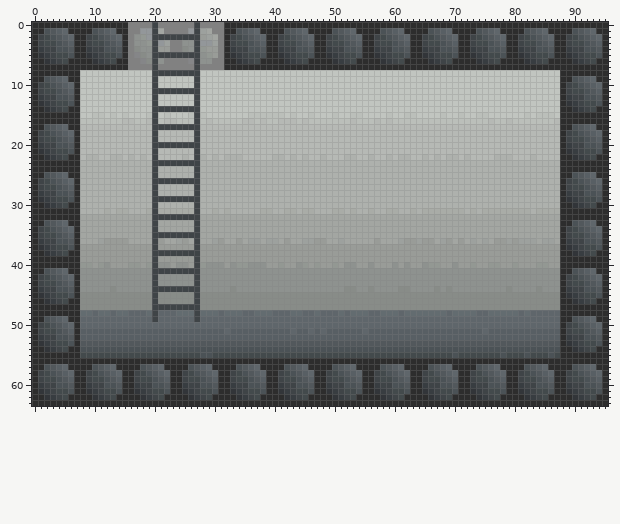
Sprite sheet -- media/ship.png. Above is the file before it was changed.
The file is 96x64 pixels. Colours within 5 levels of each other are drawn and written as one.
The same view after the edit:
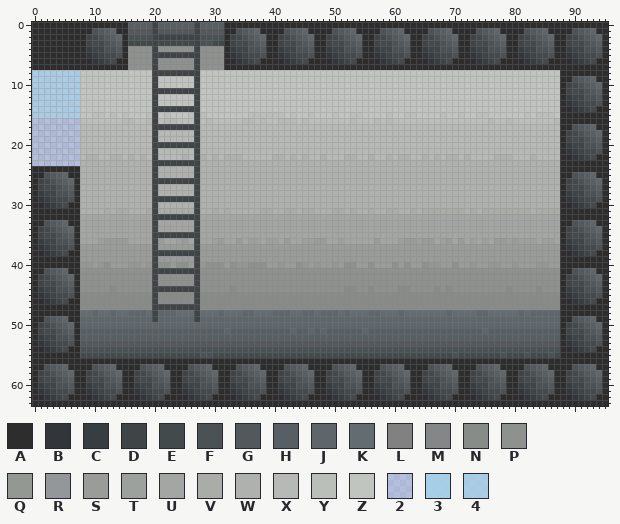
Palette (. is transparent): A #2d2d2d  B #323539  C #383d41  D #3f4447  E #434a4c  F #4b5256  G #52585c  H #585f64  J #5f666b  K #636c70  L #818181  M #858688  N #888c88  P #8e928f  Q #939893  R #93979a  S #999c98  T #9da19e  U #a3a6a2  V #a9aca7  W #aeb1ad  X #b6b9b5  Y #bbbfba  Z #c1c5c0  2 #a3d3eb80  3 #a4d4ebe6  4 #a4d5ebcc
Change:
@@ x 0..33 @@
- 0 AAAAAAAAAAAAAAAALLLLDLLLLLLDLLLLAA
- 1 AAFGHJAAAAFGHJAALLRRDULLLLRDTULLAA
- 2 ADEFGHJAADEFGHJALPQRDDDDDDDDSTULAD
- 3 ADEEFGHAADEEFGHALPPQDRTLLPPDRRTLAD
- 4 ACDDFFGAACDDFFGALNPPDSSLLNPDQSSLAC
- 5 ABCDEEFAABCDEEFALMNPDDDDDDDDPQSLAB
- 6 AABCDEAAAABCDEAALLMNDPLLLLMDPPLLAA
- 7 AAAAAAAAAAAAAAAALLLLDLLLLLLDLLLLAA
- 8 AAAAAAAAZZZZZZZZZZZZDDDDDDDDZZZZZZ
- 9 AAFGHJAAZZZZZZZZZZZZDZZZZZZDZZZZZZ
-10 ADEFGHJAZZZZZZZZZZZZDZZZZZZDZZZZZZ
-11 ADEEFGHAZZZZZZZZZZZZDDDDDDDDZZZZZZ
-12 ACDDFFGAZZZZZZZZZZZZDZZZZZZDZZZZZZ
-13 ABCDEEFAZZZZZZZZZZZZDZZZZZZDZZZZZZ
-14 AABCDEAAZZZZZZZZZZZZDDDDDDDDZZZZZZ
-15 AAAAAAAAZZYYZYZYZZZYDZYZZZYDYZZZZZ
-16 AAAAAAAAYYYYYYYXXYYXDYXXYYYDYXYYYY
-17 AAFGHJAAXXXXXXXXXXXXDDDDDDDDXXXXXX
-18 ADEFGHJAXXXXXXXXXXXXDXXXXXXDXXXXXX
-19 ADEEFGHAXXXXXXXXXXXXDXXXXXXDXXXXXX
-20 ACDDFFGAXXXXXXXXXXXXDDDDDDDDXXXXXX
-21 ABCDEEFAXXXXXXXXXXXXDXXXXXXDXXXXXX
-22 AABCDEAAXWWXXWWXWXWXDXXXXWXDWXWXWW
-23 AAAAAAAAWWWWWWWWWWWWDDDDDDDDWWWWWW
+ 0 AAAAAAAAAAAAAAAAHHHHDHHHHHHDHHHHAA
+ 1 AAAAAAAAAAFGHJAAGGGGDGGGGGGDGGGGAA
+ 2 AAAAAAAAADEFGHJAFFFFDDDDDDDDFFFFAD
+ 3 AAAAAAAAADEEFGHAEEEEDEEEEEEDFFEEAD
+ 4 AAAAAAAAACDDFFGAPPPPDPPPPPPDPPPPAC
+ 5 AAAAAAAAABCDEEFAPPPPDDDDDDDDPPPPAB
+ 6 AAAAAAAAAABCDEAAPPPPDPPPPPPDPPPPAA
+ 7 AAAAAAAAAAAAAAAAPPPPDPPPPPPDPPPPAA
+ 8 44444444ZZZZZZZZZZZZDDDDDDDDZZZZZZ
+ 9 34444344ZZZZZZZZZZZZDZZZZZZDZZZZZZ
+10 44444444ZZZZZZZZZZZZDZZZZZZDZZZZZZ
+11 44444444ZZZZZZZZZZZZDDDDDDDDZZZZZZ
+12 44444444ZZZZZZZZZZZZDZZZZZZDZZZZZZ
+13 44444444ZZZZZZZZZZZZDZZZZZZDZZZZZZ
+14 44444444ZZZZZZZZZZZZDDDDDDDDZZZZZZ
+15 44444444ZZYYZYZYZZZYDZYZZZYDYZZZZZ
+16 22222222YYYYYYYXXYYXDYXXYYYDYXYYYY
+17 22222222XXXXXXXXXXXXDDDDDDDDXXXXXX
+18 22222222XXXXXXXXXXXXDXXXXXXDXXXXXX
+19 22222222XXXXXXXXXXXXDXXXXXXDXXXXXX
+20 22222222XXXXXXXXXXXXDDDDDDDDXXXXXX
+21 22222222XXXXXXXXXXXXDXXXXXXDXXXXXX
+22 22222222XWWXXWWXWXWXDXXXXWXDWXWXWW
+23 22222222WWWWWWWWWWWWDDDDDDDDWWWWWW
 24 AAAAAAAAWWWWWWWWWWWWDWWWWWWDWWWWWW
Changed places in both pictures, as pixel boxes (x1, y1, x2, y2):
changed: (128, 22, 224, 70)
changed: (32, 28, 80, 166)
